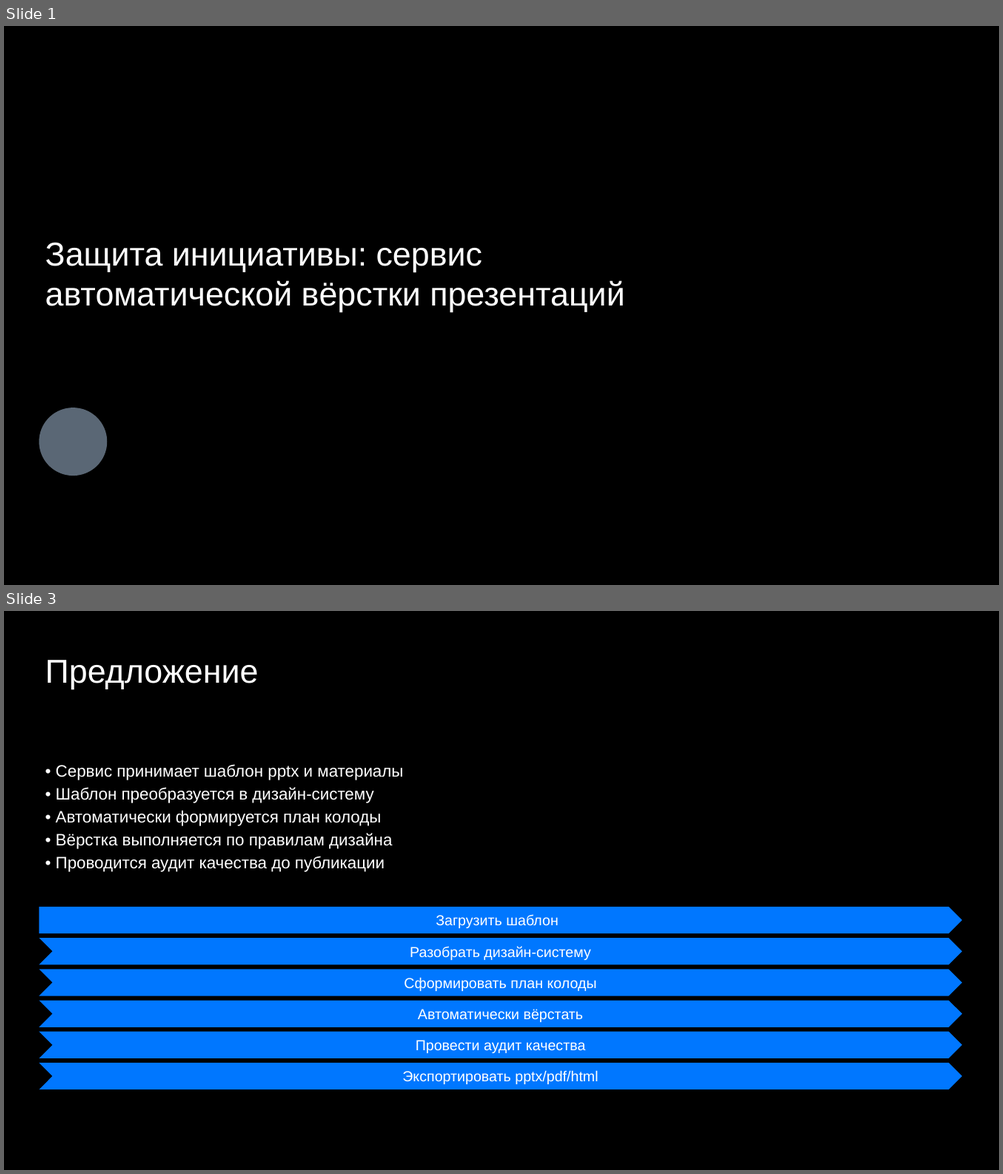
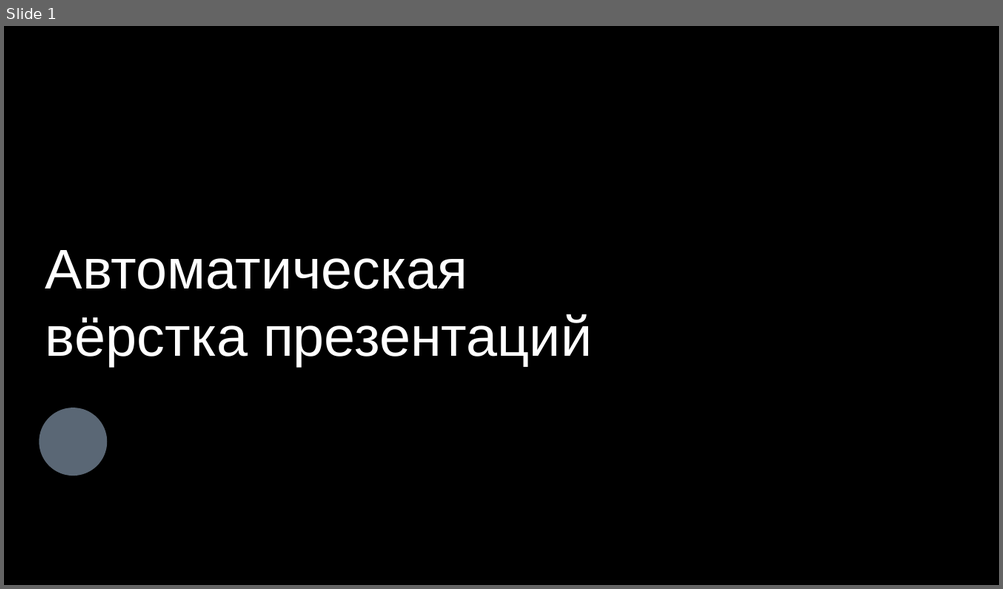
Before and after one commit to DiFoxenGit/-VKTechHackathon, a slide deck: samples/VK_WorkSpace_Клиентская_конференция_Шабл__classic.pptx. Shown one above the other, each under a label of ours: slides 1 and 3 before the commit, slide 1 after it; the slides between them are not shown. The pictures are 1003x1174 and 1003x589 pixels, drawn with LibreOffice and Linux fonts; fonts in the diff are those of the drawing; background and template pictures are left out. Boxes give left, top, right and bottom in pixels: in the first picture for what was removed or moved away, otherwise in the second. Text is boxed around its words. In the diff, an @@ line names an element or a change of style, - is before the commit and + after.

```diff
--- a/samples/VK_WorkSpace_Клиентская_конференция_Шабл__classic.pptx
+++ b/samples/VK_WorkSpace_Клиентская_конференция_Шабл__classic.pptx
@@ slide 3 removed at box(4, 611, 999, 1170), background #000000 @@
@@ rectangle removed at box(891, 611, 976, 632) @@
@@ text removed at box(45, 660, 259, 689) @@
-Предложение
@@ rectangle removed at box(882, 661, 930, 689) @@
@@ text removed at box(56, 764, 403, 872) @@
-• Сервис принимает шаблон pptx и материалы
-• Шаблон преобразуется в дизайн-систему
-• Автоматически формируется план колоды
-• Вёрстка выполняется по правилам дизайна
-• Проводится аудит качества до публикации
@@ pentagon arrow removed at box(39, 907, 962, 934) @@
-Загрузить шаблон
@@ chevron removed at box(39, 939, 962, 965) @@
-Разобрать дизайн-систему
@@ chevron removed at box(39, 969, 962, 996) @@
-Сформировать план колоды
@@ chevron removed at box(39, 1000, 962, 1028) @@
-Автоматически вёрстать
@@ chevron removed at box(39, 1032, 962, 1059) @@
-Провести аудит качества
@@ chevron removed at box(39, 1063, 962, 1090) @@
-Экспортировать pptx/pdf/html
@@ slide 1 changed as well @@
@@ text at box(45, 250, 592, 366): text changed; size 32 to 54 pt @@
-Защита инициативы: сервис автоматической вёрстки презентаций
+Автоматическая вёрстка презентаций
```
Also in this commit, not shown: 1 other slide changed, 10 slides added, 9 other slides removed, 21 other files.
